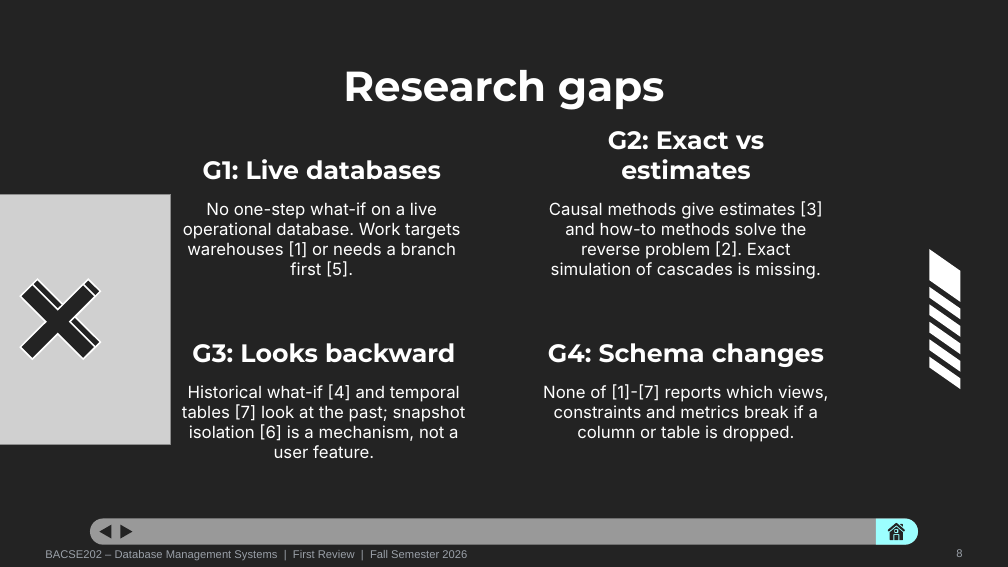
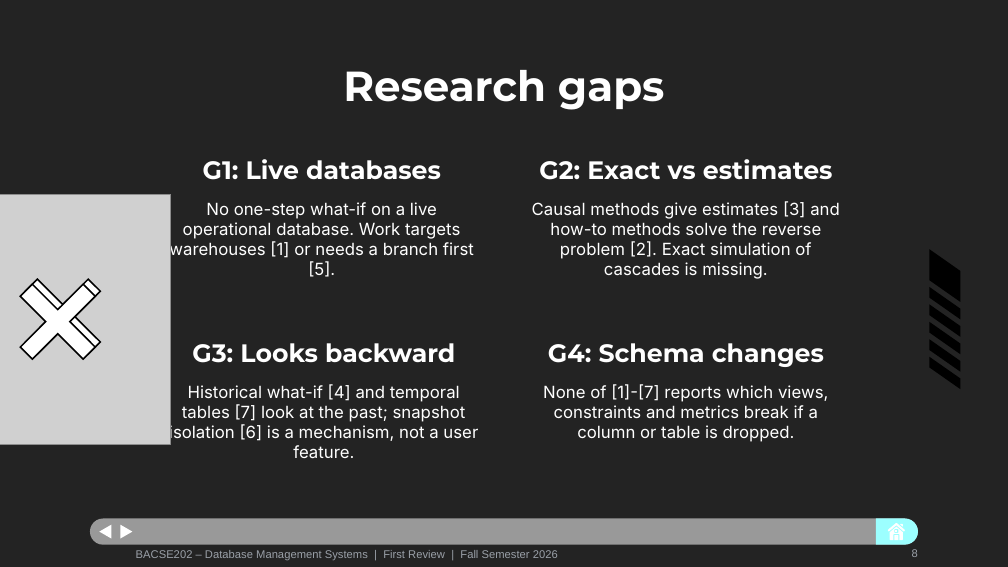
Before and after one commit to prakritijha26/DatabaseSystems_Project, a slide deck: slide 8 of WhatIf_Database_Review_1.pptx. Drawn at 1008x567 pixels with LibreOffice and Linux fonts; fonts in the diff are those of the drawing; grey boxes stand for pictures. Boxes give left, top, right and bottom in pixels: in the first picture for what was removed or moved away, otherwise in the second. Text is boxed around its words. In the diff, an @@ line names an element or a change of style, - is before the commit and + after.

```diff
--- a/WhatIf_Database_Review_1.pptx
+++ b/WhatIf_Database_Review_1.pptx
@@ 4 subtitles: place and size @@
-4 subtitles at <box>182,131,823,458</box>
+4 subtitles at <box>169,159,840,458</box>
@@ freeform shape at <box>19,283,97,360</box>: fill #232323 to #000000; outline redrawn @@
@@ freeform shape at <box>20,284,95,359</box>: outline redrawn @@
@@ freeform shape at <box>24,278,102,356</box>: fill #232323 to #000000; outline redrawn @@
@@ freeform shape at <box>25,279,100,354</box>: outline redrawn @@
@@ freeform shape at <box>929,304,961,337</box>: fill #FFFFFF to #000000; outline redrawn @@
@@ freeform shape at <box>929,322,961,354</box>: fill #FFFFFF to #000000; outline redrawn @@
@@ fill #FFFFFF to #000000 in 4 elements at <box>929,249,961,301</box>, <box>929,287,961,320</box>, <box>929,340,961,372</box>, <box>929,357,961,389</box> @@
@@ freeform shape at <box>888,523,905,531</box>: fill #232323 to #FFFFFF; outline redrawn @@
@@ fill #232323 to #FFFFFF in 5 elements at <box>100,524,112,538</box>, <box>121,524,133,538</box>, <box>900,524,903,527</box>, <box>895,530,897,532</box>, <box>890,526,903,539</box> @@
@@ freeform shape at <box>894,535,898,540</box>: fill #232323 to #FFFFFF; outline redrawn @@
@@ text "BACSE202 – Database Management Systems ...": place and size @@
-text "BACSE202 – Database Management Systems ..." at <box>45,550,467,560</box>
+text "BACSE202 – Database Management Systems ..." at <box>136,550,558,560</box>
@@ text "8": place and size @@
-text "8" at <box>956,549,962,557</box>
+text "8" at <box>912,549,918,557</box>
```
Also in this commit, not shown: 15 other slides changed, 2 other files.
